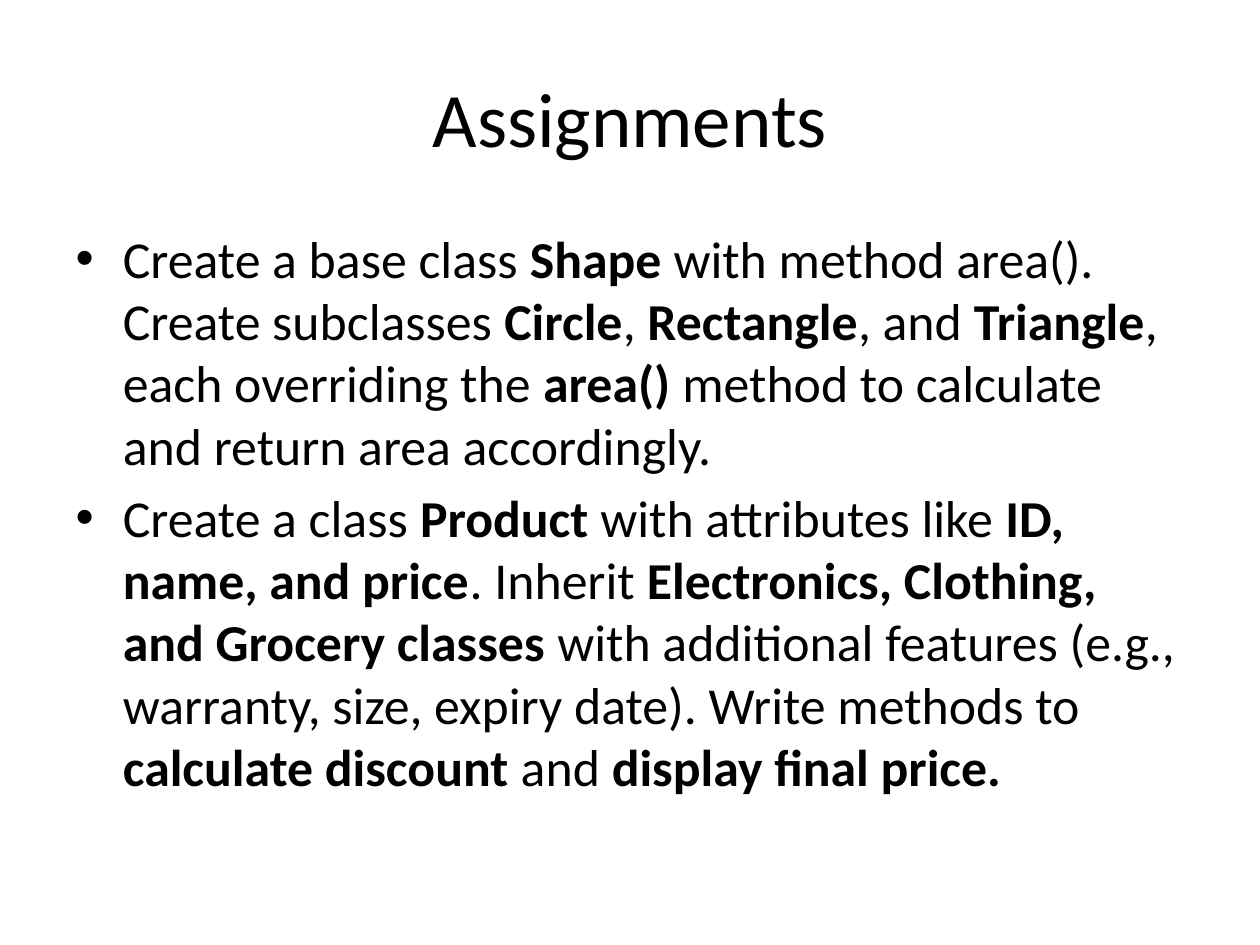
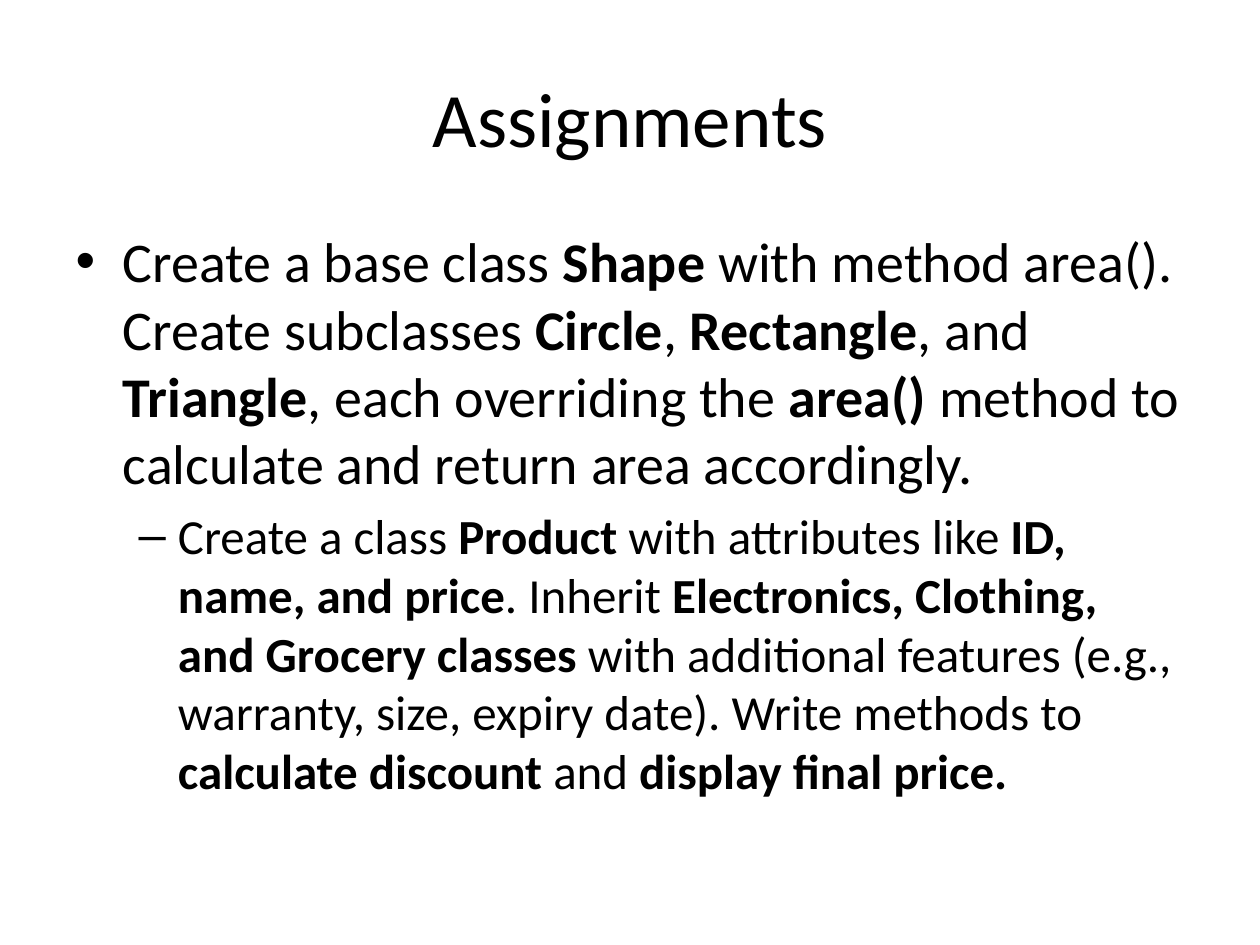
Before and after one commit to Tejas-Santosh-Nalawade/JAVA_PRACTICE_WIPRO, a slide deck: slide 24 of PPT/OOP.pptx. Drawn at 1260x945 pixels with LibreOffice and Linux fonts; fonts in the diff are those of the drawing. Boxes give left, top, right and bottom in pixels: in the first picture for what was removed or moved away, otherwise in the second. Text is boxed around its words. In the diff, an @@ line names an element or a change of style, - is before the commit and + after.

```diff
--- a/PPT/OOP.pptx
+++ b/PPT/OOP.pptx
@@ text "Create a base class Shape ..." at (x1=123, y1=241, x2=1179, y2=797): size 29.6 to 32 pt in "Create a base class Shape with method ..."; size 29.6 to 28 pt in "Create a class Product with attributes like ..."; bullet • to –; list level 1 to 2 in "Create a class Product with ..." @@
```
Also in this commit, not shown: 11 other files.
